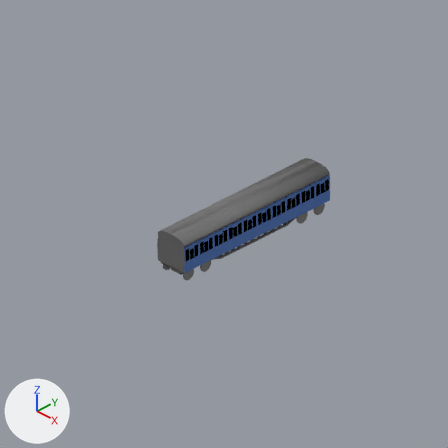
Renders of the Blender file br-205-b.blend from each side of a commit.
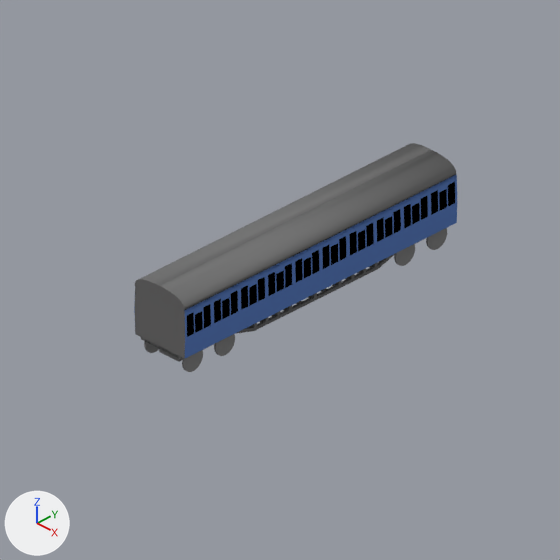
Each version appears first from the file's camera 'Camera', and next in a close-up on the part from 19% to 86% of the width and 18% to 85% of the height. The axes (+X, +Y, +Z) are drawn at lower left. The lights are the same throughout.
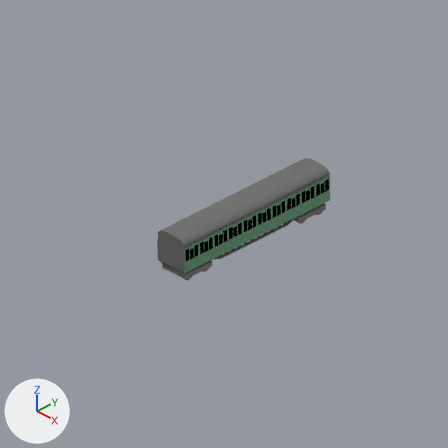
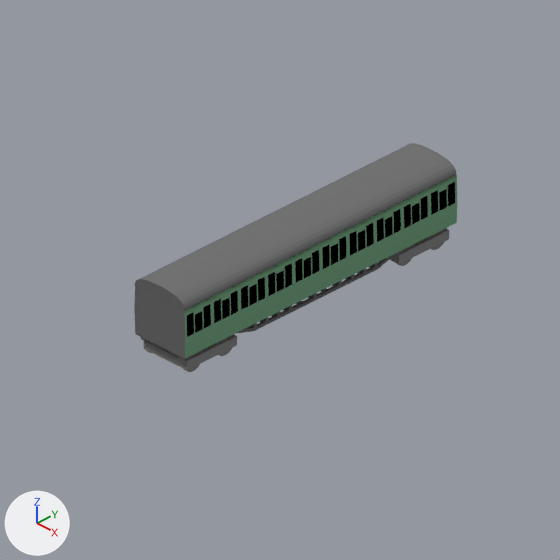
Where the newer file only moved an object's origin or applied its transform, the numbers keep the older frame.

Pixel boxes (x1, y1, x2, y2) of what changed, in the close-ups (560 x 560 px):
'Plane.007', recoloured (blue to green): (185, 205, 457, 358) in both
'Plane.006', recoloured (blue to green): (184, 174, 457, 313) in both
'Cube.042', moved, rescaled: before (159, 344, 214, 362); after (144, 335, 237, 370)
'Plane.004', recoloured (blue to green): (185, 178, 457, 316) in both
'Plane.005', recoloured (blue to green): (185, 202, 457, 341) in both
'Cube.043', mesh rescaled (not visible before): after (389, 229, 449, 264)
'Plane.027', recoloured: (319, 248, 323, 271) in both
'Plane.019', recoloured: (292, 262, 296, 284) in both
'Plane.010', recoloured: (210, 302, 214, 325) in both
'Plane.020', recoloured: (265, 275, 269, 298) in both
'Plane.157', recoloured: (427, 194, 431, 216) in both
'Plane.011', recoloured: (237, 289, 241, 311) in both
'Plane.003', recoloured: (455, 181, 457, 203) in both
'Plane.148', recoloured: (392, 213, 394, 234) in both
'Plane.009', recoloured: (202, 308, 204, 329) in both
'Plane.145', recoloured: (329, 244, 331, 265) in both
'Plane.156', recoloured: (419, 199, 421, 220) in both
'Plane.153', recoloured: (356, 230, 358, 252) in both
'Plane.016', recoloured: (276, 267, 284, 274) in both
'Plane.025', recoloured: (303, 254, 311, 260) in both
'Plane.160', recoloured: (439, 186, 447, 192) in both
'Plane.144', recoloured: (330, 240, 338, 246) in both
'Plane.022', recoloured: (249, 281, 257, 287) in both
'Plane.155', recoloured: (412, 200, 419, 206) in both
'Plane.117', recoloured: (195, 308, 202, 314) in both
'Plane.013', recoloured: (222, 295, 229, 301) in both
'Plane.147', recoloured: (385, 213, 392, 219) in both
'Plane.152', recoloured: (358, 227, 365, 233) in both
part 2 of me_suzanne_001, shading changed: (135, 143, 456, 310) in both

Edits to the bpy script that builds the scene:
```text
Change mat_maincolour1:
    mat_maincolour1.base_color: (0.0998, 0.194, 0.494) -> (0.169, 0.35, 0.209)  # blue #597abb -> green #72a07e
Change mat_maincolour2:
    mat_maincolour2.base_color: (0.0997, 0.194, 0.494) -> (0.169, 0.35, 0.209)  # blue #597abb -> green #72a07e
Change me_cube_044:
    where me_cube_044.from_pydata(...)  # 8 vertices, 6 faces; spans x -0.38..0.42, y 0.35..0.65, z -6.64..-4.94
    used by ob_cube_043; location = (0.0, 0.0, 0.0); rotation_euler = (1.571, 0.0, -18.85), in degrees (90, 0, 360)
    me_cube_044 part 1: the whole mesh is scaled about its middle by (2.2, 1, 1.2), then moved by (0.03, 0.0, 0.02)
Change me_suzanne_001:
    where me_suzanne_001.from_pydata(...)  # 46 vertices, 51 faces; spans x -1.0..1.0, y 2.44..2.84, z -7.0..4.03
    used by ob_suzanne_001; location = (0.0, 0.0, 0.0); rotation_euler = (1.571, 0.0, -18.85), in degrees (90, 0, 360); scale = (1.0, 1.0, 1.0)
    me_suzanne_001 part 2: all faces are now shaded flat (34 of 51 changed)
Change ob_cube_042:
    ob_cube_042.location: (0.0, 0.0, 0.0) -> (0.0, 0.55, 0.0)
    ob_cube_042.scale: (1.0, 1.0, 1.0) -> (2.2, 1.0, 1.2)
```
